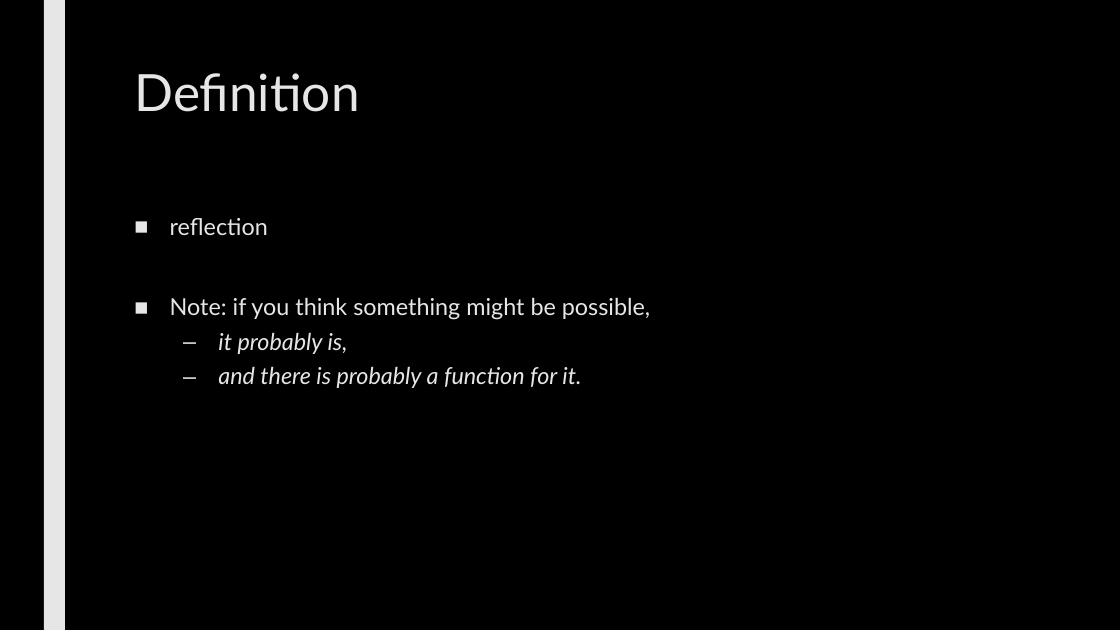
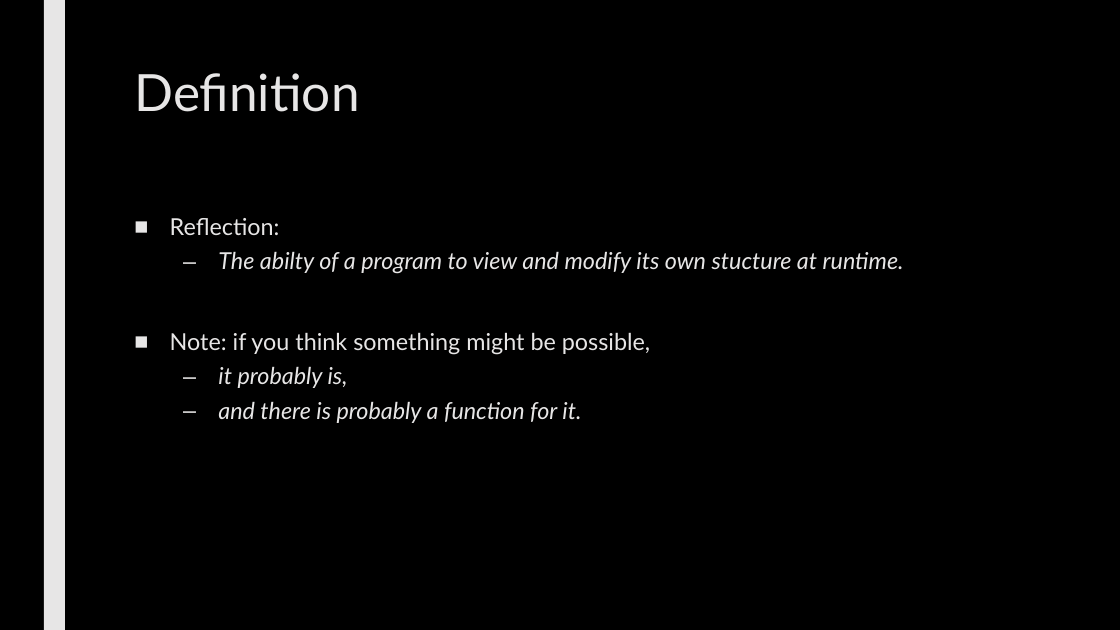
Before and after one commit to max7patek/metaprogramming, a slide deck: slide 4 of slides/06-PythonReflection.pptx (slide 3 before the commit). Drawn at 1120x630 pixels with LibreOffice and Linux fonts; fonts in the diff are those of the drawing. Boxes give left, top, right and bottom in pixels: in the first picture for what was removed or moved away, otherwise in the second. Text is boxed around its words. In the diff, an @@ line names an element or a change of style, - is before the commit and + after.

Commit message:
final changes to Python Reflection

```diff
--- a/slides/06-PythonReflection.pptx
+++ b/slides/06-PythonReflection.pptx
@@ text at (170,218,904,274): text changed; italic on @@
-■ reflection
+■ Reflection:
+  – The abilty of a program to view and modify its own stucture at runtime.
```
Also in this commit, not shown: 12 other slides changed, 3 slides added.
